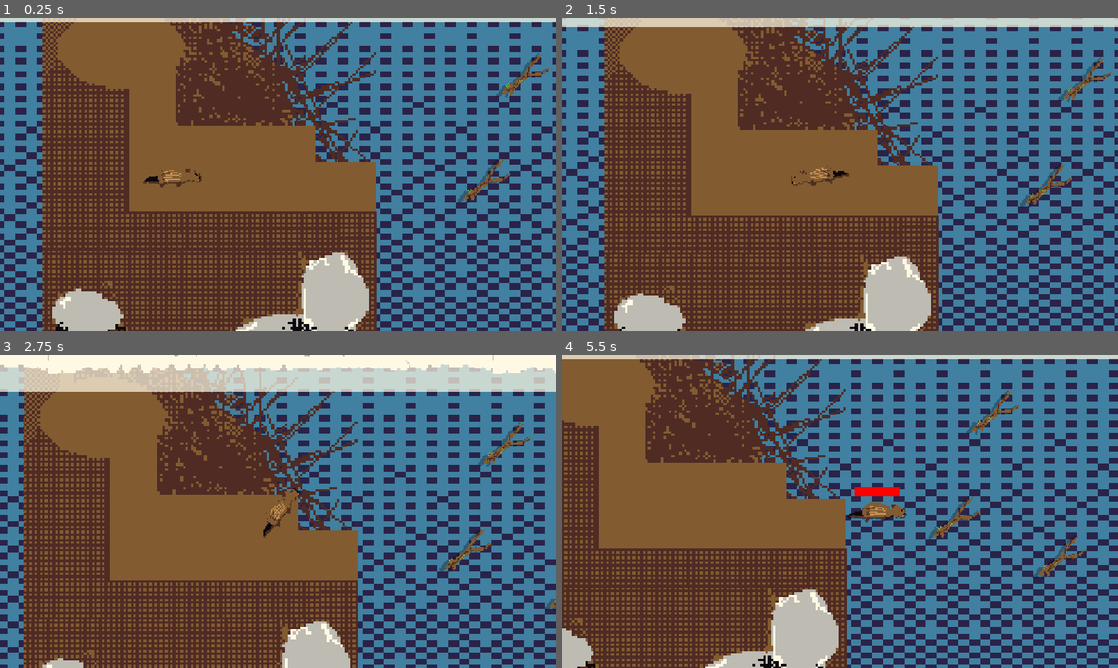
Above: before the commit, frames 1-4 (two rows, left to right).
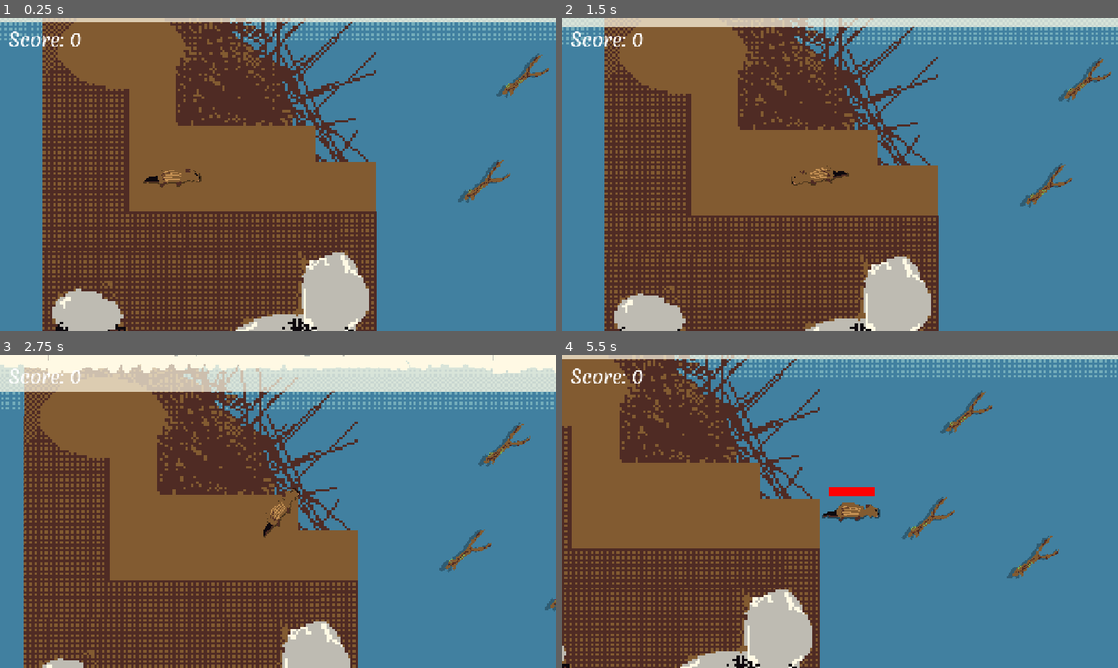
Above: after the commit, the same moments.

Repository: Joey451-OG/5499-Project-1
Game: Godot game, scene res://Scenes/main.tscn
The game is run twice, just before and just after one commit, with the same random seed, the same clock (stepped at 60 frames per second) and the same inputs.
Inputs (mouse positions are in pixels of both pictures, inside the frame that each line leads up to):
- Up to frame 1 (0.25 s): no input
- Up to frame 2 (1.5 s): move the mouse to (962, 158) at 0.52 s; hold Space (swim) 0.53-1.28 s; move the mouse to (728, 190) at 1.27 s; tap Space (swim) at 1.35 s
- Up to frame 3 (2.75 s): tap Enter at 2 s; move the mouse to (333, 442) at 2.02 s; hold Space (swim) from 2.03 s (still down)
- Up to frame 4 (5.5 s): move the mouse to (812, 574) at 2.77 s; release Space (swim) at 2.78 s; tap Space (swim) at 2.85, 4.35 s; move the mouse to (1006, 558) at 3.52 s; hold Space (swim) 3.53-4.28 s; move the mouse to (673, 464) at 4.27 s; move the mouse to (867, 511) at 5.02 s; hold Space (swim) from 5.03 s (still down)

The runs differ from the first frame. In frame 1, 16% of the frame differs, in the area x 0-100%, y 1-100%; in frame 2, 16%; in frame 3, 15%; in frame 4, 34%, in the area x 0-100%, y 0-100%.

Commit message:
Even more texturing!

Diff:
--- a/Scenes/main.tscn
+++ b/Scenes/main.tscn
@@ -1,18 +1,22 @@
 [gd_scene format=3 uid="uid://cx1jv6jad3xxh"]
 
 [ext_resource type="Texture2D" uid="uid://dom2h2urd8ojc" path="res://Assets/Sprites/Ice_Sheet.png" id="1_344ge"]
-[ext_resource type="Texture2D" uid="uid://dexlpc5fdvfff" path="res://Assets/DEV/DEV_background.png" id="1_bo1nx"]
 [ext_resource type="PackedScene" uid="uid://vmtniiwn1oht" path="res://Scenes/Player.tscn" id="1_jjgbg"]
 [ext_resource type="Texture2D" uid="uid://bmc6vdmlblsmg" path="res://Assets/Sprites/Dam.png" id="2_8gbba"]
+[ext_resource type="Texture2D" uid="uid://bxymuly36qd76" path="res://Assets/Sprites/background.png" id="2_344ge"]
 [ext_resource type="Texture2D" uid="uid://bh4fdkjjx246d" path="res://Assets/Sprites/Dam_base.png" id="3_6bp64"]
 [ext_resource type="PackedScene" uid="uid://daf1lqeei17tk" path="res://Scenes/pickup.tscn" id="4_jjvhh"]
 [ext_resource type="PackedScene" uid="uid://diyouch7u68xr" path="res://Scenes/camera.tscn" id="5_kry3j"]
+[ext_resource type="Texture2D" uid="uid://1bkvm650ok3h" path="res://Assets/DEV/DEV_sky_blue.png" id="5_ynf5e"]
 [ext_resource type="PackedScene" uid="uid://bll36qhd70xjd" path="res://Scenes/UI.tscn" id="6_21xkr"]
 
 [sub_resource type="WorldBoundaryShape2D" id="WorldBoundaryShape2D_kyqiw"]
 
 [sub_resource type="RectangleShape2D" id="RectangleShape2D_kry3j"]
-size = Vector2(1292, 730)
+size = Vector2(2045, 866)
+
+[sub_resource type="RectangleShape2D" id="RectangleShape2D_ynf5e"]
+size = Vector2(1812, 857)
 
 [sub_resource type="RectangleShape2D" id="RectangleShape2D_i58cg"]
 size = Vector2(1826, 789)
@@ -41,26 +45,39 @@
 
 [node name="CollisionPolygon2D" type="CollisionPolygon2D" parent="Collisions and Walls/DamBoundingBox" unique_id=1107835129]
 position = Vector2(173, 285)
-polygon = PackedVector2Array(-14, -56, -148, -128, -146, -227, 34, -263, 131, -205, 138, -107, 138, 4, 454, -1, 466, 91, 587, 89, 243, -274, -166, -276, -171, 429, 593, 424, 587, 224, 2, 226)
+polygon = PackedVector2Array(-14, -56, -148, -128, -146, -227, 34, -263, 131, -205, 138, -107, 138, 4, 454, -1, 466, 91, 587, 89, 243, -274, -166, -276, -180, 594, 592, 593, 587, 224, 2, 226)
 
-[node name="DevBackground" type="Sprite2D" parent="." unique_id=666079147]
-z_index = -100
-texture_repeat = 2
-position = Vector2(624.25, 348.5)
-scale = Vector2(24.74219, 14.390625)
-texture = ExtResource("1_bo1nx")
+[node name="Textures" type="Node" parent="." unique_id=392412433]
 
-[node name="DamBase" type="Sprite2D" parent="." unique_id=1632950278]
+[node name="DamBase" type="Sprite2D" parent="Textures" unique_id=1632950278]
 z_index = -90
 position = Vector2(378, 498.99994)
 scale = Vector2(6.015625, 5.9062505)
 texture = ExtResource("3_6bp64")
 
-[node name="Dam" type="Sprite2D" parent="." unique_id=1435298071]
+[node name="Dam" type="Sprite2D" parent="Textures" unique_id=1435298071]
 z_index = -90
 position = Vector2(378, 205)
 scale = Vector2(6, 6)
 texture = ExtResource("2_8gbba")
+
+[node name="Background" type="Sprite2D" parent="Textures" unique_id=377660274]
+z_index = -100
+position = Vector2(1125, 527)
+scale = Vector2(5.845, 5.845)
+texture = ExtResource("2_344ge")
+
+[node name="Background2" type="Sprite2D" parent="Textures" unique_id=2124972268]
+z_index = -100
+position = Vector2(-1205, 527)
+scale = Vector2(5.845, 5.845)
+texture = ExtResource("2_344ge")
+
+[node name="DevSkyBlue" type="Sprite2D" parent="Textures" unique_id=1041646331]
+z_index = -100
+position = Vector2(570.5, -712.3366)
+scale = Vector2(64.42188, 22.541767)
+texture = ExtResource("5_ynf5e")
 
 [node name="Player" parent="." unique_id=934692645 instance=ExtResource("1_jjgbg")]
 position = Vector2(293, 419)
@@ -73,11 +90,15 @@
 position = Vector2(640, 363)
 
 [node name="CollisionShape2D" parent="Cameras/Camera/cameraZone" parent_id_path=PackedInt32Array(937009256, 384282297) index="0" unique_id=1106377674]
-position = Vector2(2, -18)
+position = Vector2(378.5, 50)
 shape = SubResource("RectangleShape2D_kry3j")
 
 [node name="Camera2" parent="Cameras" unique_id=2080477732 instance=ExtResource("5_kry3j")]
-position = Vector2(1942, 360)
+position = Vector2(2722, 360)
+
+[node name="CollisionShape2D" parent="Cameras/Camera2/cameraZone" parent_id_path=PackedInt32Array(2080477732, 384282297) index="0" unique_id=1106377674]
+position = Vector2(259, 59.5)
+shape = SubResource("RectangleShape2D_ynf5e")
 
 [node name="Pickups" type="Node" parent="." unique_id=1078304600]
 
@@ -117,7 +138,6 @@
 debug_color = Color(2.4065375e-06, 0.64241654, 0.32336965, 0.41960785)
 
 [node name="CanvasLayer" parent="." unique_id=1794298050 instance=ExtResource("6_21xkr")]
-visible = false
 
 [editable path="Cameras/Camera"]
 [editable path="Cameras/Camera2"]
Binary file changed: Assets/Asesprite/background.aseprite
Binary file added: Assets/DEV/DEV_sky_blue.png
Not shown, added: Assets/DEV/DEV_sky_blue.png.import
Binary file added: Assets/Sprites/background.png
Not shown, added: Assets/Sprites/background.png.import
